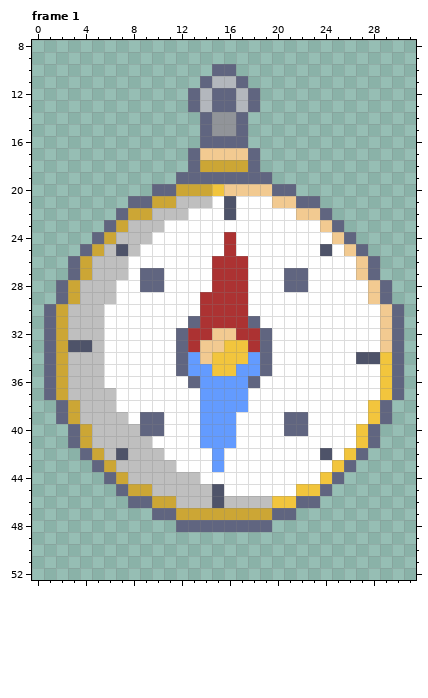
Edited in one commit: pixel-art file (Aseprite/Compas.aseprite). Above: the version before the commit.
32x64 pixels, 1 frame. Shown: frame 1: x 0..31, y 8..52. The commit also changed other frames, which this record leaves out.
After the commit:
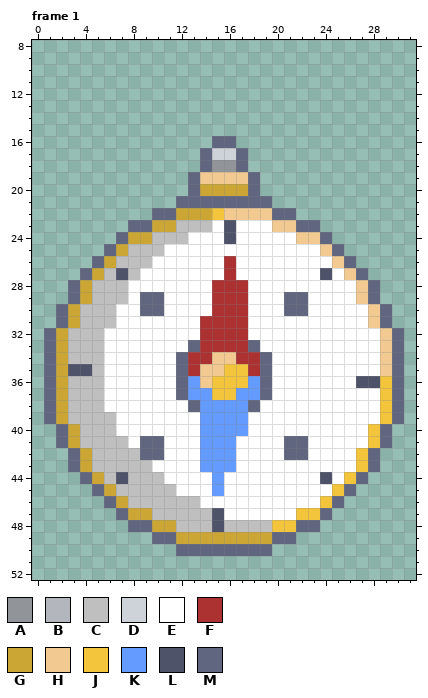
Palette (. is transparent): A #919499  B #b3b7bd  C #bfbfbf  D #ced2d9  E #ffffff  F #ac3232  G #cca635  H #f2ca91  J #f2c53d  K #639bff  L #4e5369  M #606580
Diff:
--- frame 1, layer "Layer 1"
@@ x 0..31 @@
  9 ................................
-10 ...............MM...............
-11 ..............MBBM..............
-12 .............MBMMBM.............
-13 .............MBMMBM.............
-14 ..............MAAM..............
-15 ..............MAAM..............
-16 ..............MMMM..............
-17 .............MHHHHM.............
-18 .............MGGGGM.............
-19 ............MMMMMMMM............
-20 ..........MMGGGJHHHHMM..........
-21 ........MMGGCCCELEEEHHMM........
-22 .......MGGCCCEEELEEEEEHHM.......
-23 ......MGCCCEEEEEEEEEEEEEHM......
-24 .....MGCCCEEEEEEFEEEEEEEEHM.....
-25 ....MGCLCEEEEEEEFEEEEEEELEHM....
-26 ...MGCCCEEEEEEEFFFEEEEEEEEEHM...
-27 ...MGCCCEMMEEEEFFFEEEMMEEEEHM...
-28 ..MGCCCEEMMEEEEFFFEEEMMEEEEEHM..
-29 ..MGCCCEEEEEEEFFFFEEEEEEEEEEHM..
-30 .MGCCCEEEEEEEEFFFFEEEEEEEEEEEHM.
-31 .MGCCCEEEEEEEMFFFFMEEEEEEEEEEHM.
-32 .MGCCCEEEEEEMFFHHFFMEEEEEEEEEHM.
-33 .MGLLCEEEEEEMFHHJJFMEEEEEEEEEHM.
-34 .MGCCCEEEEEEMKHJJJKMEEEEEEELLJM.
-35 .MGCCCEEEEEEMKKJJKKMEEEEEEEEEJM.
-36 .MGCCCEEEEEEEMKKKKMEEEEEEEEEEJM.
-37 .MGCCCCEEEEEEEKKKKEEEEEEEEEEEJM.
-38 ..MGCCCEEEEEEEKKKKEEEEEEEEEEJM..
-39 ..MGCCCCEMMEEEKKKEEEEMMEEEEEJM..
-40 ...MGCCCCMMEEEKKKEEEEMMEEEEJM...
-41 ...MGCCCCCEEEEKKKEEEEEEEEEEJM...
-42 ....MGCLCCCEEEEKEEEEEEEELEJM....
-43 .....MGCCCCCEEEKEEEEEEEEEJM.....
-44 ......MGCCCCCCEEEEEEEEEEJM......
-45 .......MGGCCCCCLEEEEEEJJM.......
-46 ........MMGGCCCLCCCCJJMM........
-47 ..........MMGGGGGGGGMM..........
-48 ............MMMMMMMM............
-49 ................................
-50 ................................
+10 ................................
+11 ................................
+12 ................................
+13 ................................
+14 ................................
+15 ................................
+16 ...............MM...............
+17 ..............MDDM..............
+18 ..............MAAM..............
+19 .............MHHHHM.............
+20 .............MGGGGM.............
+21 ............MMMMMMMM............
+22 ..........MMGGGJHHHHMM..........
+23 ........MMGGCCCELEEEHHMM........
+24 .......MGGCCCEEELEEEEEHHM.......
+25 ......MGCCCEEEEEEEEEEEEEHM......
+26 .....MGCCCEEEEEEFEEEEEEEEHM.....
+27 ....MGCLCEEEEEEEFEEEEEEELEHM....
+28 ...MGCCCEEEEEEEFFFEEEEEEEEEHM...
+29 ...MGCCCEMMEEEEFFFEEEMMEEEEHM...
+30 ..MGCCCEEMMEEEEFFFEEEMMEEEEEHM..
+31 ..MGCCCEEEEEEEFFFFEEEEEEEEEEHM..
+32 .MGCCCEEEEEEEEFFFFEEEEEEEEEEEHM.
+33 .MGCCCEEEEEEEMFFFFMEEEEEEEEEEHM.
+34 .MGCCCEEEEEEMFFHHFFMEEEEEEEEEHM.
+35 .MGLLCEEEEEEMFHHJJFMEEEEEEEEEHM.
+36 .MGCCCEEEEEEMKHJJJKMEEEEEEELLJM.
+37 .MGCCCEEEEEEMKKJJKKMEEEEEEEEEJM.
+38 .MGCCCEEEEEEEMKKKKMEEEEEEEEEEJM.
+39 .MGCCCCEEEEEEEKKKKEEEEEEEEEEEJM.
+40 ..MGCCCEEEEEEEKKKKEEEEEEEEEEJM..
+41 ..MGCCCCEMMEEEKKKEEEEMMEEEEEJM..
+42 ...MGCCCCMMEEEKKKEEEEMMEEEEJM...
+43 ...MGCCCCCEEEEKKKEEEEEEEEEEJM...
+44 ....MGCLCCCEEEEKEEEEEEEELEJM....
+45 .....MGCCCCCEEEKEEEEEEEEEJM.....
+46 ......MGCCCCCCEEEEEEEEEEJM......
+47 .......MGGCCCCCLEEEEEEJJM.......
+48 ........MMGGCCCLCCCCJJMM........
+49 ..........MMGGGGGGGGMM..........
+50 ............MMMMMMMM............
 51 ................................
Boxes around the changes in both pictures, in picture pixels (x1, y1, x2, y2):
changed: (44, 64, 404, 556)
